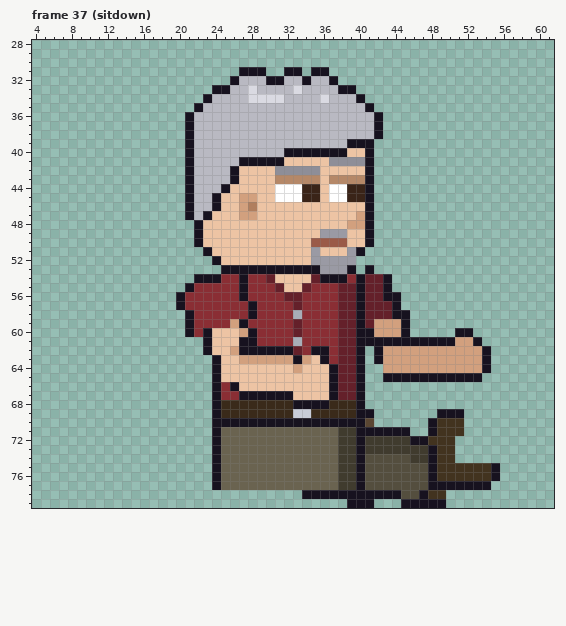
One commit to this pixel-art file: sprites/expo/expo_grizzle_right_anim.aseprite. That is the earlier state.
64x80 pixels, 129 frames. Shown: frame 37 (sitdown): x 4..61, y 28..79. The commit also changed other frames, which this record leaves out.
Now the later version:
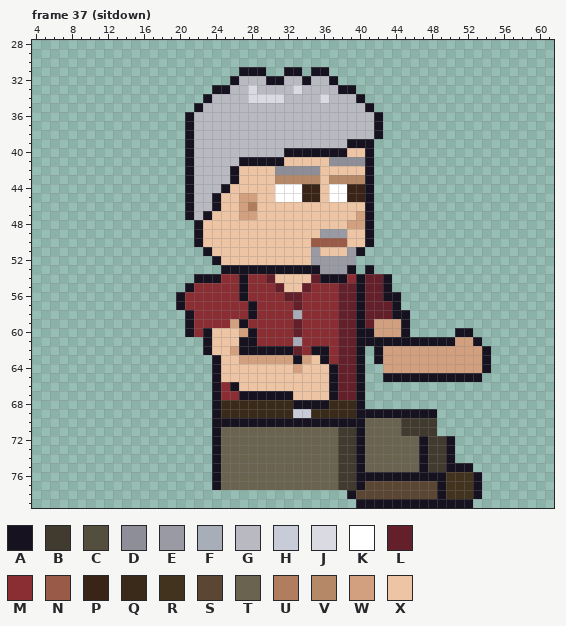
Palette (. is transparent): A #17121f  B #403b2e  C #544e3e  D #8e8e98  E #9a9aa4  F #a8aeb8  G #b9b9c2  H #c8ccd8  J #dadae2  K #ffffff  L #64202a  M #8a2e34  N #9a5a48  P #3a2418  Q #3a2a1a  R #42331f  S #5a4632  T #6a6350  U #b07e5e  V #b58868  W #d2a07e  X #edc4a4
Edits made:
--- frame 37 (sitdown), layers "Pants", "Shoes"
@@ x 32..57 @@
 68 QAAAAQQQA.................
-69 QHHQQQQQAA.......AAA......
-70 AAAAAAAAAS......ARRR......
-71 TTTTTTBBAAAAAA..ARRR......
-72 TTTTTTBBABBBBBAARRR.......
-73 TTTTTTBBABBBBBBBARR.......
-74 TTTTTTBBACCCCCBBARR.......
-75 TTTTTTBBACCCCCCCARRRRRRA..
-76 TTTTTTBBACCCCCCCARRRRRRA..
-77 TTTTTTBBACCCCCCCAAAAAAA...
-78 ..AAAAAAAAAAACCARR........
-79 .......AAA...AAAAA........
+69 QHHQQQQQAAAAAAAAA.........
+70 AAAAAAAAATTTTBBBB.........
+71 TTTTTTBBATTTTBBBB.........
+72 TTTTTTBBATTTTTTABBA.......
+73 TTTTTTBBATTTTTTABBA.......
+74 TTTTTTBBATTTTTTABBA.......
+75 TTTTTTBBATTTTTTABBAAA.....
+76 TTTTTTBBAAAAAAAAAARRRA....
+77 TTTTTTBBASSSSSSSSARRRA....
+78 .......ASSSSSSSSSARRRA....
+79 ........AAAAAAAAAAAAA.....
Pixel boxes of the changes (left, top, right, bottom) in both pictures:
changed: (302, 409, 500, 508)
